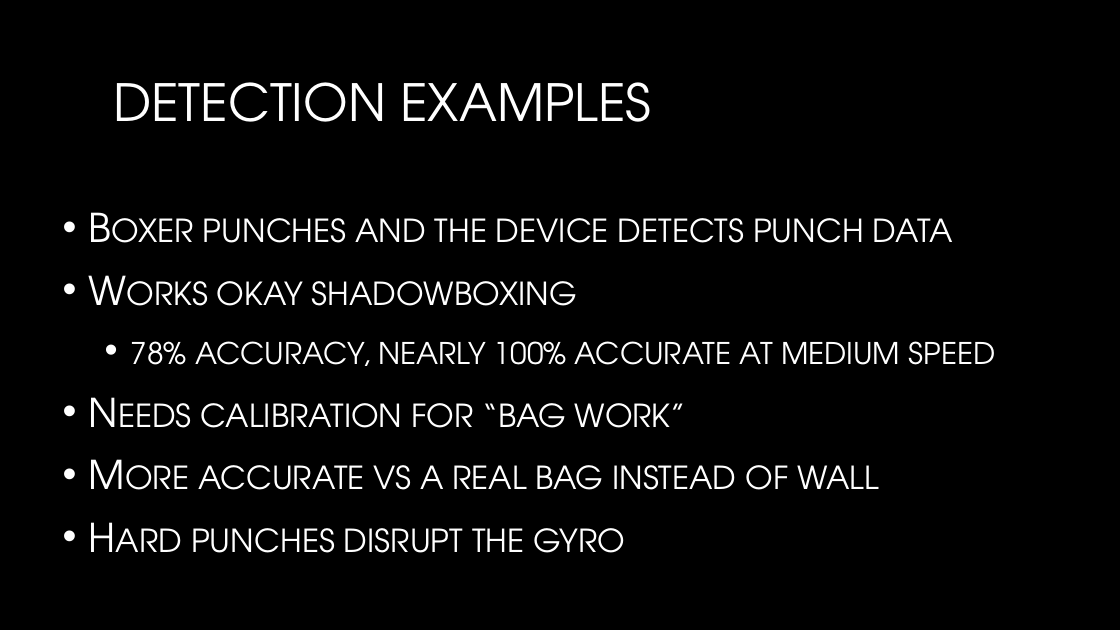
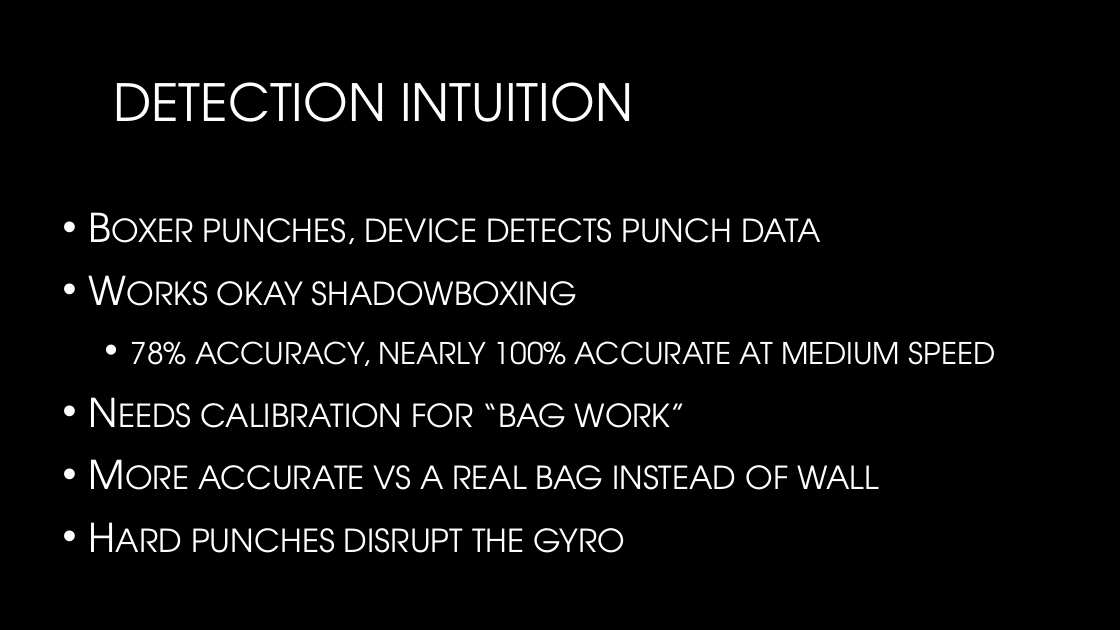
Before and after one commit to andrewdpham3/BoxingWearable, a slide deck: slide 10 of Boxing Wearable.pptx. Drawn at 1120x630 pixels with LibreOffice and Linux fonts; fonts in the diff are those of the drawing; background and template pictures are left out. Boxes give left, top, right and bottom in pixels: in the first picture for what was removed or moved away, otherwise in the second. Text is boxed around its words. In the diff, an @@ line names an element or a change of style, - is before the commit and + after.

```diff
--- a/Boxing Wearable.pptx
+++ b/Boxing Wearable.pptx
@@ title at [113,82,633,122]: text changed @@
-DETECTION EXAMPLES
+DETECTION INTUITION
@@ text at [203,218,821,244]: text changed @@
-• Boxer punches and the device detects punch data
+• Boxer punches, device detects punch data
```
Also in this commit, not shown: 3 other slides changed.
